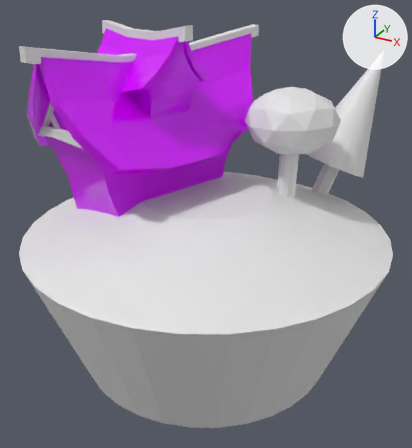
The Blender file GameDevTvBasics.blend: old version first, new version second.
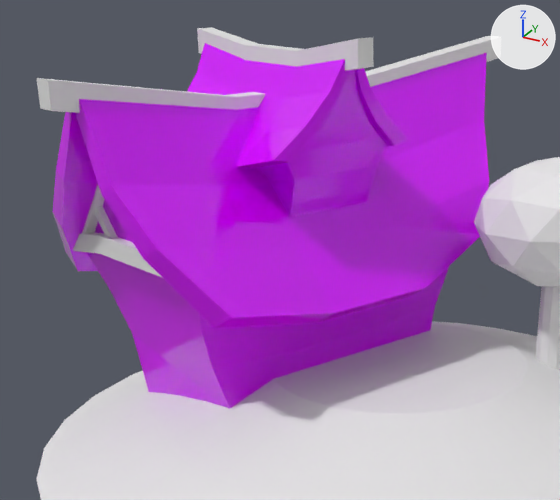
There are two pictures of each version: one whole from a 50 mm camera at (5.53, -10.05, 4.52) aimed at (0.09, -0.16, -0.43), one close up on the part from 0% to 70% of the width and 1% to 59% of the height. Lighting does not change. The marker at upper right points along +X, +Y and +Z.

The first close-up shows 'Beam1', 'Building', 'Building.001', 'Cylinder', 'Cylinder.001', 'Ground', 'Roof', 'Roof.001', 'RoofBeam', 'RoofBeam.001'.
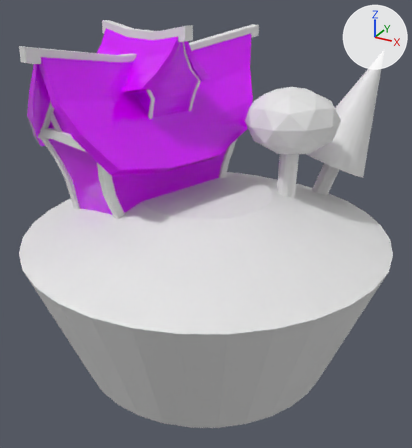
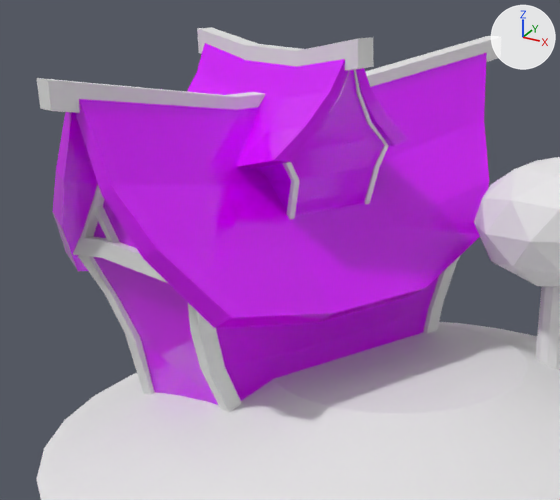
Commit message: Adding beam all around the house

Changed parts and their boxes [x1, y1, x2, y2] in the close-ups (560 x 500 px):
'Beam', added
    after: [188, 303, 242, 412]
'Beam1', moved
    before: [73, 232, 163, 278]
    after: [73, 237, 168, 283]
'Beam.001', added
    after: [78, 255, 154, 394]
'Beam.002', added
    after: [423, 255, 461, 334]
'Beam.004', added
    after: [282, 144, 389, 219]
'Beam.005', added
    after: [316, 70, 387, 145]

What changed in the scene script:
```text
Add me_cube_016:
    me_cube_016.from_pydata(...)  # 16 vertices, 14 faces; spans x -1.02..1.12, y -1.09..6.88, z -0.24..11.55
Add me_cube_015:
    me_cube_015.from_pydata(...)  # 12 vertices, 10 faces; spans x -1.55..0.79, y -1.25..3.93, z -0.24..8.16
Add me_cube_013:
    me_cube_013.from_pydata(...)  # 16 vertices, 14 faces; spans x -2.9..2.0, y 31.9..39.9, z -7.2..11.3
Add me_cube_010:
    me_cube_010.from_pydata(...)  # 16 vertices, 14 faces; spans x -21.6..-15.7, y -4.3..3.8, z -10.3..10.6
Add me_cube_004:
    me_cube_004.from_pydata(...)  # 16 vertices, 14 faces; spans x -1.7..4.2, y -3.3..4.4, z -7.0..10.6
Change ob_beam1:
    ob_beam1.location: (-2.22, -1.82, 1.61) -> (-2.21, -1.8, 1.56)
Add ob_beam_005:
    ob_beam_005 = bpy.data.objects.new('Beam.005', me_cube_016)
    ob_beam_005.location = (-0.32, 0.34, 2.54)
    ob_beam_005.rotation_euler = (0.915, 0.256, -0.337)  # degrees (52, 15, -19)
    ob_beam_005.scale = (0.0484, 0.0484, 0.0932)
    _m = ob_beam_005.modifiers.new('Mirror', 'MIRROR')
    _m.use_axis = (True, True, False)
    _m.mirror_object = ob_building_001
Add ob_beam_004:
    ob_beam_004 = bpy.data.objects.new('Beam.004', me_cube_015)
    ob_beam_004.location = (-0.51, 0.25, 1.86)
    ob_beam_004.rotation_euler = (0.0, 0.256, -0.337)  # degrees (0, 15, -19)
    ob_beam_004.scale = (0.0484, 0.0484, 0.0932)
    _m = ob_beam_004.modifiers.new('Mirror', 'MIRROR')
    _m.use_axis = (True, True, False)
    _m.mirror_object = ob_building_001
Add ob_beam_002:
    ob_beam_002 = bpy.data.objects.new('Beam.002', me_cube_013)
    ob_beam_002.location = (-1.19, -1.85, 0.61)
    ob_beam_002.rotation_euler = (0.0, 0.0, -0.354)  # degrees (0, 0, -20)
    ob_beam_002.scale = (0.0922, 0.0922, 0.0922)
Add ob_beam_001:
    ob_beam_001 = bpy.data.objects.new('Beam.001', me_cube_010)
    ob_beam_001.location = (-1.19, -1.85, 0.61)
    ob_beam_001.rotation_euler = (0.0, 0.0, -0.354)  # degrees (0, 0, -20)
    ob_beam_001.scale = (0.0922, 0.0922, 0.0922)
Add ob_beam:
    ob_beam = bpy.data.objects.new('Beam', me_cube_004)
    ob_beam.location = (-1.19, -1.85, 0.61)
    ob_beam.rotation_euler = (0.0, 0.0, -0.354)  # degrees (0, 0, -20)
    ob_beam.scale = (0.0922, 0.0922, 0.0922)
```
